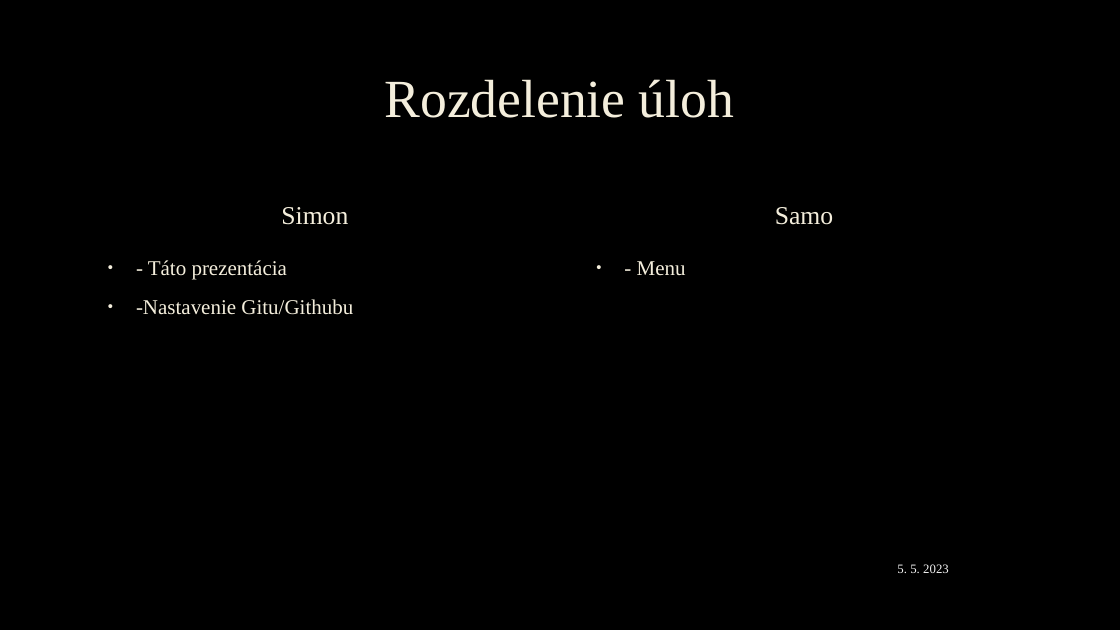
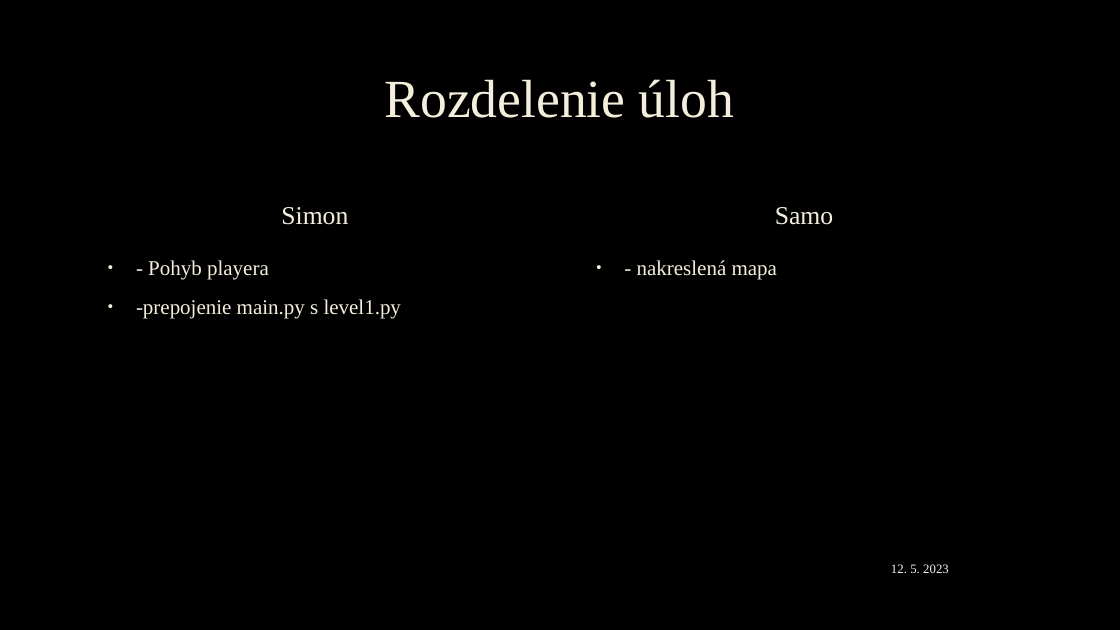
Before and after one commit to SimonBasarik/Projekt, a slide deck: slide 2 of GAME.pptx (slide 3 before the commit). Drawn at 1120x630 pixels with LibreOffice and Linux fonts; fonts in the diff are those of the drawing; background and template pictures are left out. Boxes give left, top, right and bottom in pixels: in the first picture for what was removed or moved away, otherwise in the second. Text is boxed around its words. In the diff, an @@ line names an element or a change of style, - is before the commit and + after.

Commit message:
animacia playera, obrazok sa zatial nehýbe#9

```diff
--- a/GAME.pptx
+++ b/GAME.pptx
@@ text at (x1=136, y1=260, x2=401, y2=319): text changed @@
-• - Táto prezentácia
-• -Nastavenie Gitu/Githubu
+• - Pohyb playera
+• -prepojenie main.py s level1.py
@@ text at (x1=637, y1=260, x2=777, y2=280): text changed @@
-• - Menu
+• - nakreslená mapa
@@ text at (x1=891, y1=564, x2=949, y2=573): text changed @@
-5. 5. 2023
+12. 5. 2023
```
Also in this commit, not shown: 1 other slide changed, 2 slides removed, 1 other file.
